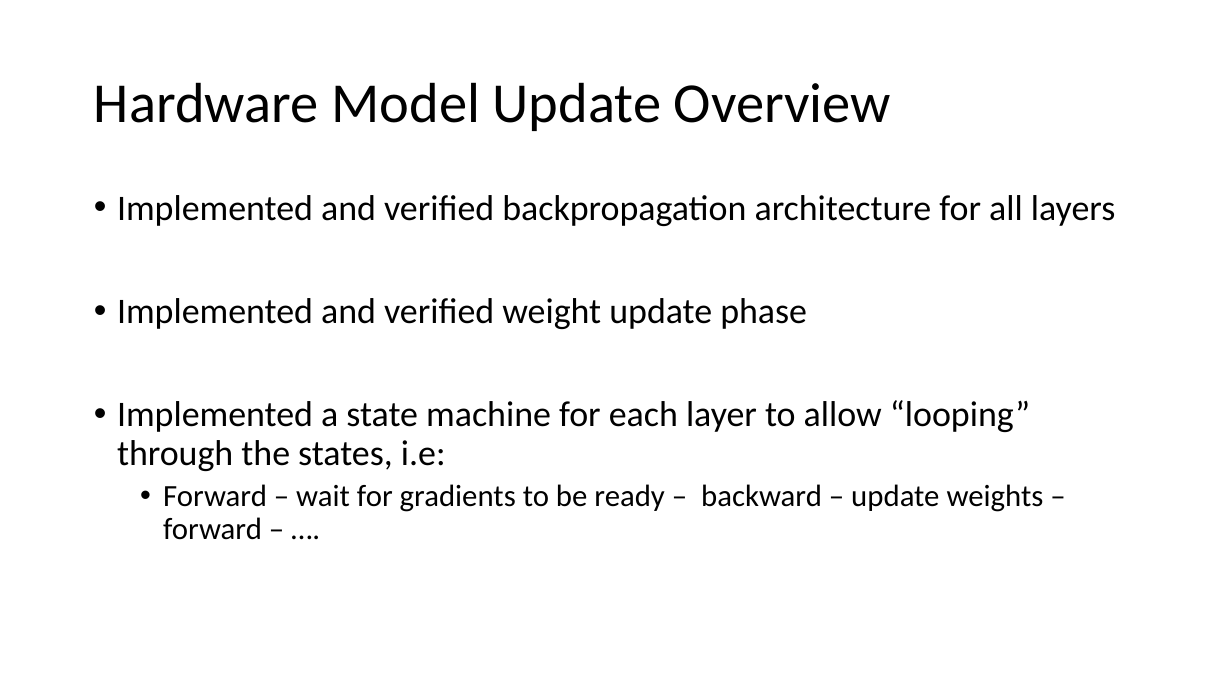
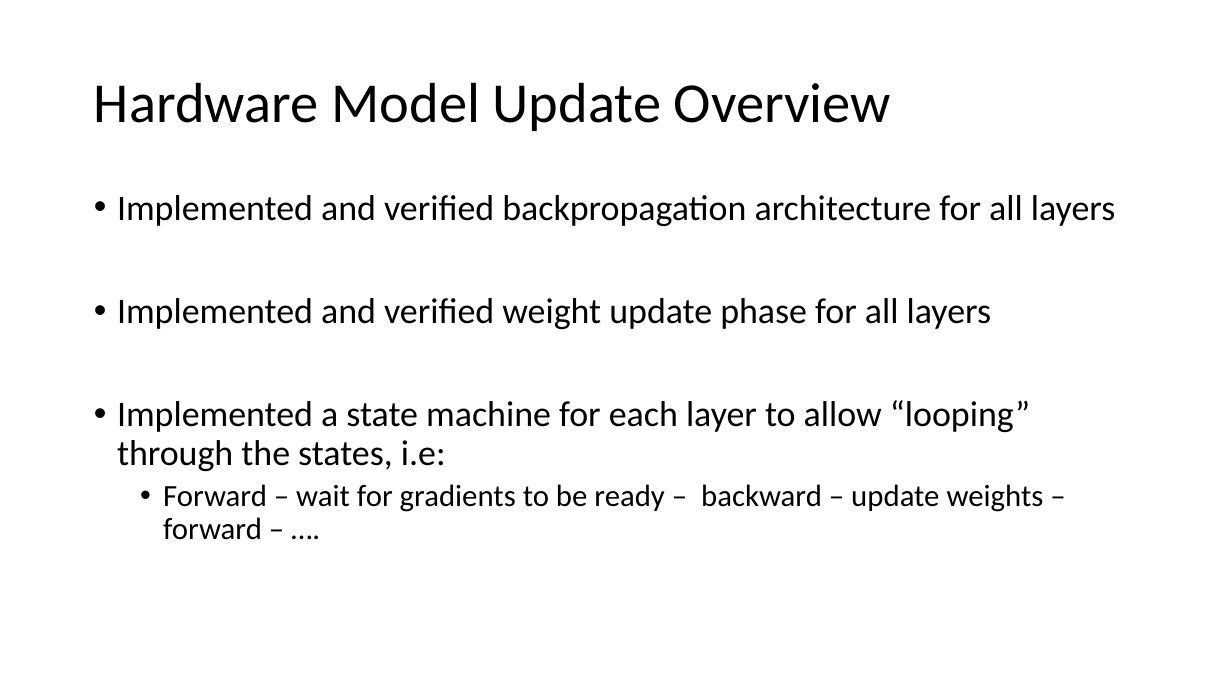
Before and after one commit to erikgroving/NeuralNetworkHardwareAccelerator, a slide deck: slide 2 of WeeklyPresentations/update11_06_03.pptx. Drawn at 1232x693 pixels with LibreOffice and Linux fonts; fonts in the diff are those of the drawing. Boxes give left, top, right and bottom in pixels: in the first picture for what was removed or moved away, otherwise in the second. Text is boxed around its words. In the diff, an @@ line names an element or a change of style, - is before the commit and + after.

```diff
--- a/WeeklyPresentations/update11_06_03.pptx
+++ b/WeeklyPresentations/update11_06_03.pptx
@@ text at (x1=117, y1=298, x2=991, y2=329): text changed @@
-• Implemented and verified weight update phase
+• Implemented and verified weight update phase for all layers
```
Also in this commit, not shown: 2 other slides changed, 1 slide added, 8 other files.
